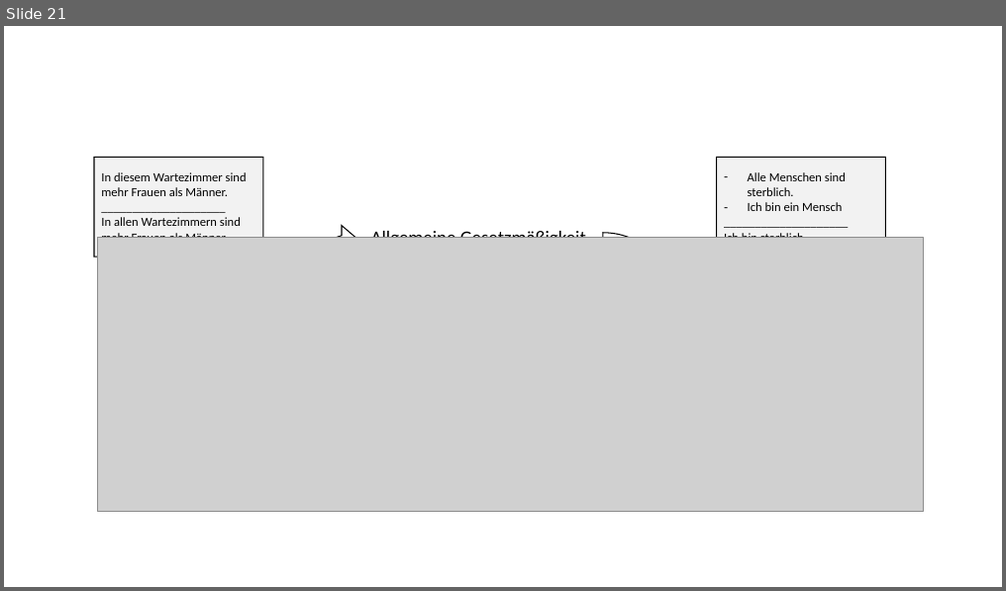
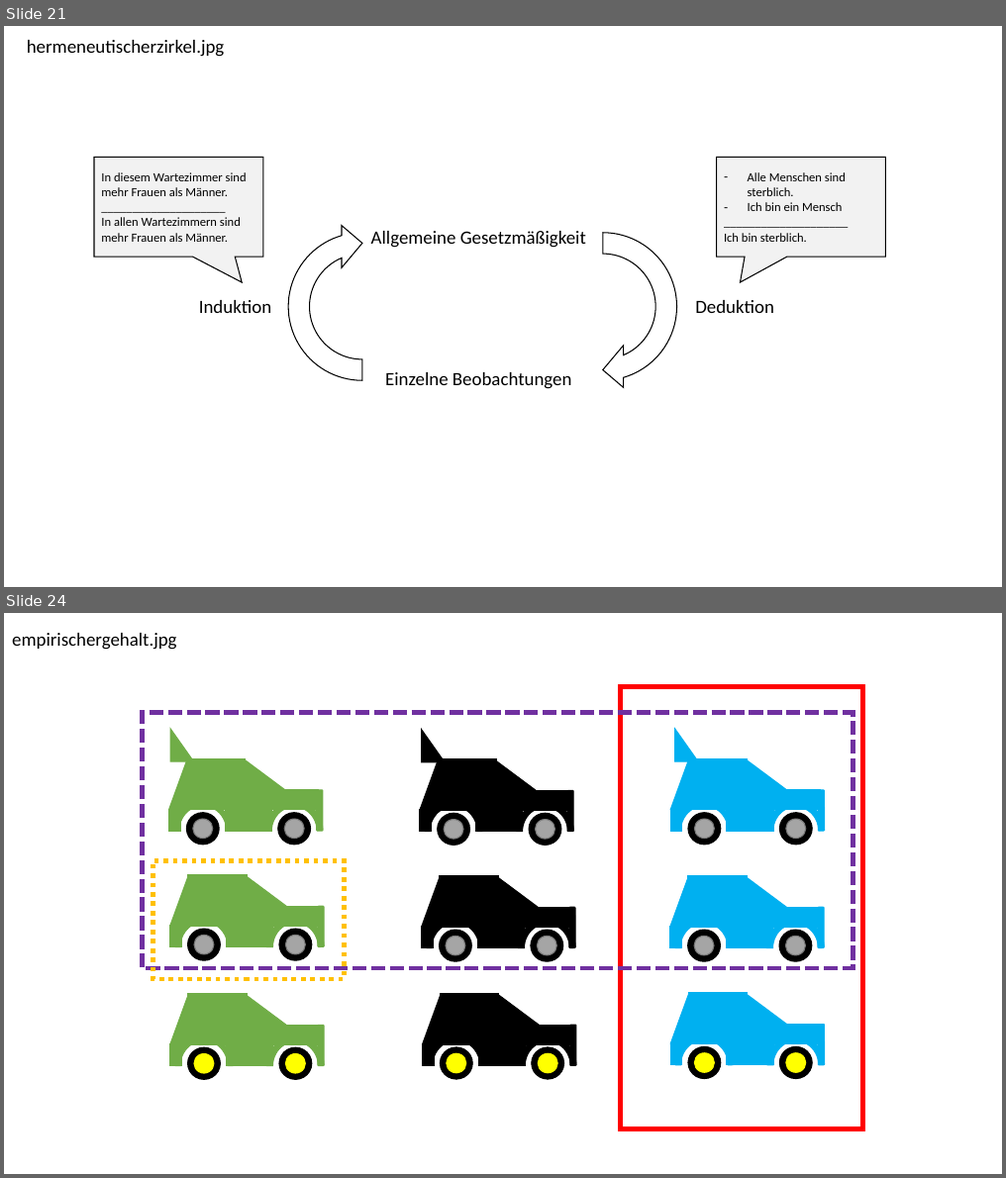
Before and after one commit to LukasRoeseler/opensciencebuch, a slide deck: images/Abbildungen-01.pptx. Shown one above the other, each under a label of ours: slide 21 before the commit, slides 21 and 24 after it; the slides between them are not shown. The pictures are 1006x591 and 1006x1178 pixels, drawn with LibreOffice and Linux fonts; fonts in the diff are those of the drawing; grey boxes stand for pictures. Boxes give left, top, right and bottom in pixels: in the first picture for what was removed or moved away, otherwise in the second. Text is boxed around its words. In the diff, an @@ line names an element or a change of style, - is before the commit and + after.

```diff
--- a/images/Abbildungen-01.pptx
+++ b/images/Abbildungen-01.pptx
@@ slide 24 added at (4,613,1002,1174), background #FFFFFF @@
@@ text added at (12,633,176,650), 18 pt, text #000000 @@
+empirischergehalt.jpg
@@ rectangle added at (99,679,884,1149), fill #FFFFFF, outline #FFFFFF 1 pt @@
@@ rectangle added at (620,687,863,1131), outline #FF0000 4.5 pt @@
@@ rectangle added at (142,713,853,968), outline #7030A0 4.5 pt dashed @@
@@ group added at (168,729,323,861): 6 rectangles, 4 ellipses, 3 triangles, 2 arch (boxed as its full ring)s, 1 rounded rectangle @@
@@ group added at (420,730,573,861): 6 rectangles, 4 ellipses, 3 triangles, 2 arch (boxed as its full ring)s, 1 rounded rectangle @@
@@ group added at (671,729,825,861): 6 rectangles, 4 ellipses, 3 triangles, 2 arch (boxed as its full ring)s, 1 rounded rectangle @@
@@ rectangle added at (152,861,344,979), outline #FFC000 4.5 pt dashed @@
@@ group added at (170,875,324,977): 6 rectangles, 4 ellipses, 2 arch (boxed as its full ring)s, 2 triangles, 1 rounded rectangle @@
@@ group added at (422,875,575,978): 6 rectangles, 4 ellipses, 2 arch (boxed as its full ring)s, 2 triangles, 1 rounded rectangle @@
@@ group added at (670,875,825,978): 6 rectangles, 4 ellipses, 2 arch (boxed as its full ring)s, 2 triangles, 1 rounded rectangle @@
@@ group added at (170,994,324,1096): 6 rectangles, 4 ellipses, 2 arch (boxed as its full ring)s, 2 triangles, 1 rounded rectangle @@
@@ group added at (423,993,576,1096): 6 rectangles, 4 ellipses, 2 arch (boxed as its full ring)s, 2 triangles, 1 rounded rectangle @@
@@ group added at (671,993,825,1095): 6 rectangles, 4 ellipses, 2 arch (boxed as its full ring)s, 2 triangles, 1 rounded rectangle @@
@@ slide 21 changed as well @@
@@ text added at (27,40,225,57), 18 pt, text #000000 @@
+hermeneutischerzirkel.jpg
@@ picture removed at (98,237,924,511) @@
@@ text added at (199,300,271,313), 18 pt, text #000000 @@
+Induktion
@@ text added at (695,300,774,313), 18 pt, text #000000 @@
+Deduktion
@@ text added at (385,372,572,389), 18 pt, text #000000 @@
+Einzelne Beobachtungen
```
Also in this commit, not shown: 13 other slides changed, 2 other slides added, 3 slides removed, 1 other file.
